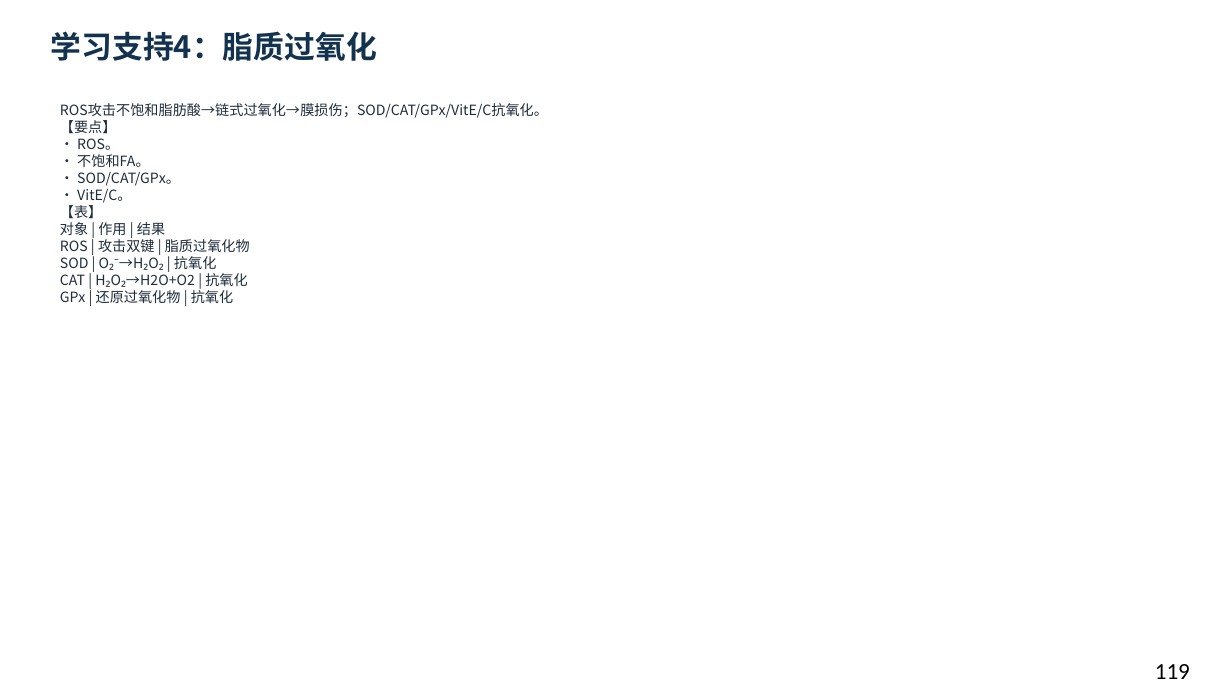
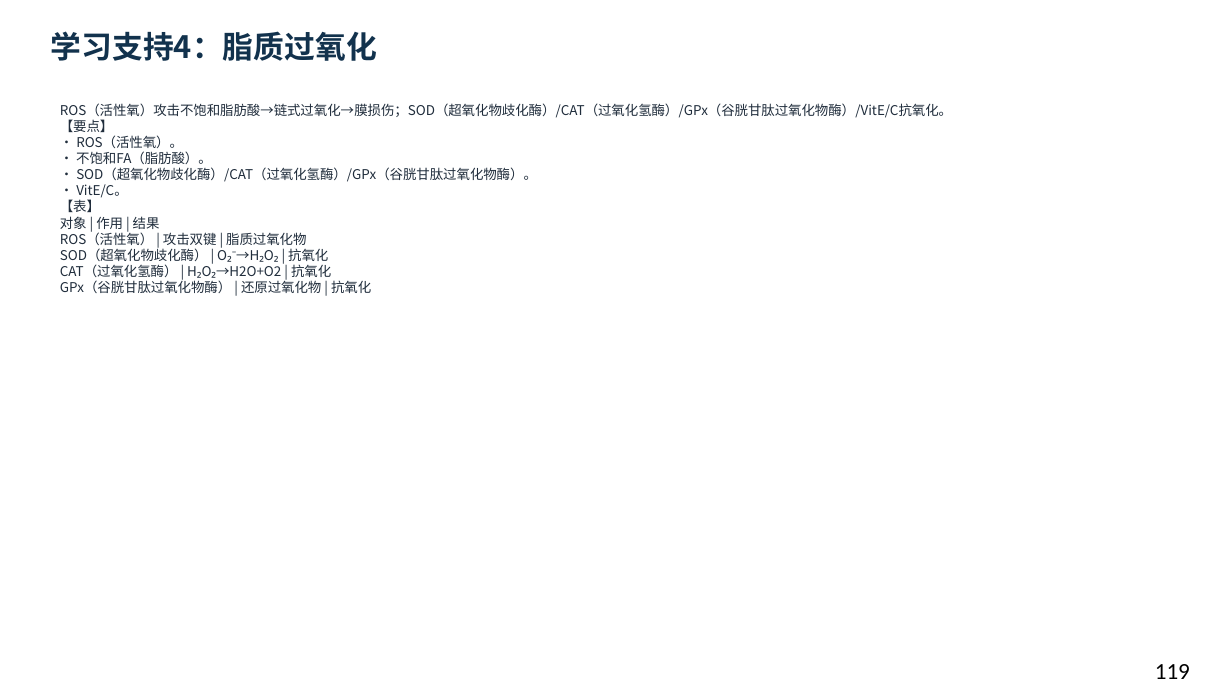
Before and after one commit to newkan-li/Biochemistry, a slide deck: slide 119 of downloads/bc10-ai-style.pptx. Drawn at 1232x693 pixels with LibreOffice and Linux fonts; fonts in the diff are those of the drawing. Boxes give left, top, right and bottom in pixels: in the first picture for what was removed or moved away, otherwise in the second. Text is boxed around its words. In the diff, an @@ line names an element or a change of style, - is before the commit and + after.

```diff
--- a/downloads/bc10-ai-style.pptx
+++ b/downloads/bc10-ai-style.pptx
@@ text at bbox=[60, 103, 952, 293]: text changed; size 11 to 10.5 pt @@
-ROS攻击不饱和脂肪酸→链式过氧化→膜损伤；SOD/CAT/GPx/VitE/C抗氧化。
-【要点】
-• ROS。
-• 不饱和FA。
-• SOD/CAT/GPx。
-• VitE/C。
-【表】
-对象 | 作用 | 结果
-ROS | 攻击双键 | 脂质过氧化物
-SOD | O₂⁻→H₂O₂ | 抗氧化
-CAT | H₂O₂→H2O+O2 | 抗氧化
-GPx | 还原过氧化物 | 抗氧化
+ROS（活性氧）攻击不饱和脂肪酸→链式过氧化→膜损伤；SOD（超氧化物歧化酶）/CAT（过氧化氢酶）/GPx（谷胱甘肽过氧化物酶）/VitE/C抗氧化。
+【要点】
+• ROS（活性氧）。
+• 不饱和FA（脂肪酸）。
+• SOD（超氧化物歧化酶）/CAT（过氧化氢酶）/GPx（谷胱甘肽过氧化物酶）。
+• VitE/C。
+【表】
+对象 | 作用 | 结果
+ROS（活性氧） | 攻击双键 | 脂质过氧化物
+SOD（超氧化物歧化酶） | O₂⁻→H₂O₂ | 抗氧化
+CAT（过氧化氢酶） | H₂O₂→H2O+O2 | 抗氧化
+GPx（谷胱甘肽过氧化物酶） | 还原过氧化物 | 抗氧化
```
Also in this commit, not shown: 122 other slides changed, 2 other files.
